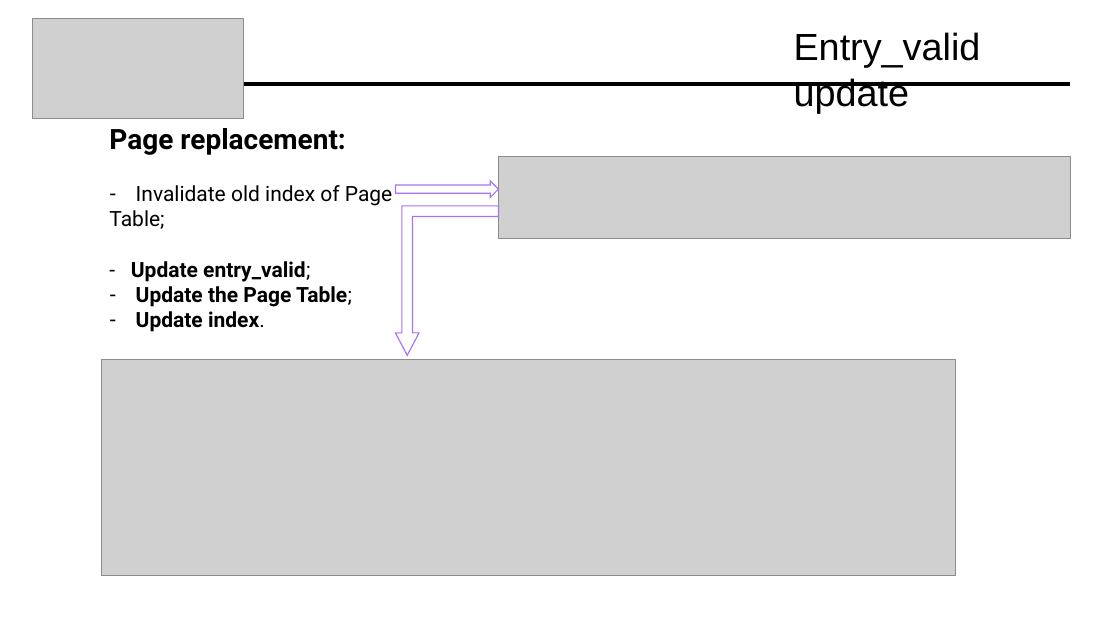
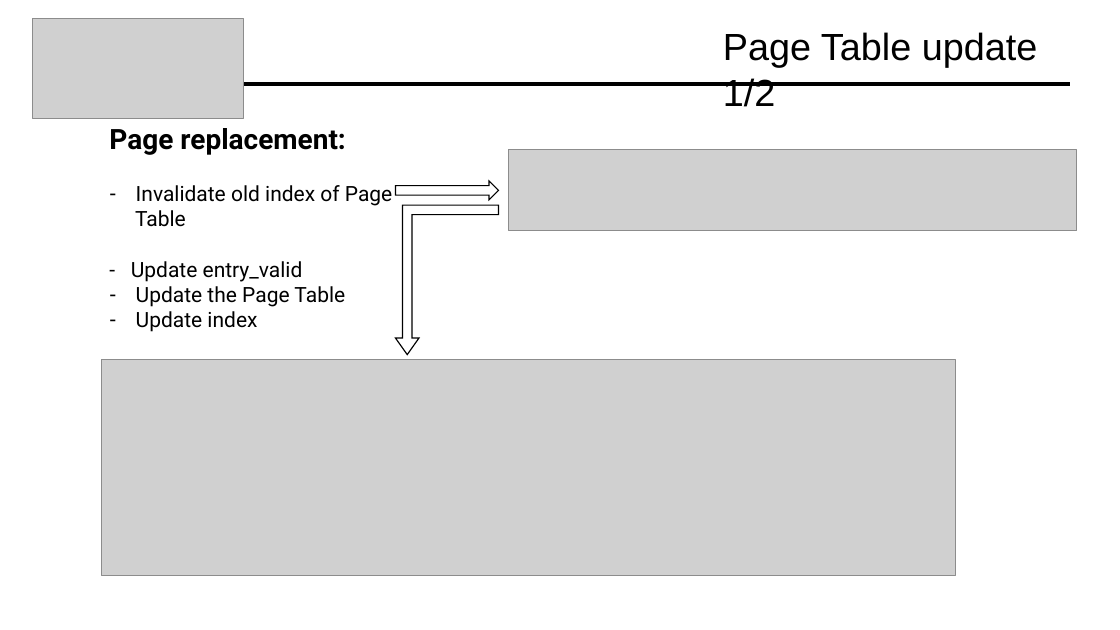
Before and after one commit to Davide619/OS161, a slide deck: slide 30 of Presentazione Progetto OS161.pptx (slide 36 before the commit). Drawn at 1120x630 pixels with LibreOffice and Linux fonts; fonts in the diff are those of the drawing; grey boxes stand for pictures. Boxes give left, top, right and bottom in pixels: in the first picture for what was removed or moved away, otherwise in the second. Text is boxed around its words. In the diff, an @@ line names an element or a change of style, - is before the commit and + after.

Commit message:
NEW

```diff
--- a/Presentazione Progetto OS161.pptx
+++ b/Presentazione Progetto OS161.pptx
@@ title at (x1=723, y1=32, x2=1038, y2=107): text changed @@
-Entry_valid update
+Page Table update 1/2
@@ picture resized from (x1=498, y1=156, x2=1070, y2=239) to (x1=508, y1=150, x2=1076, y2=231) @@
@@ bent up arrow at (x1=396, y1=205, x2=499, y2=355): outline #A673F4 1 pt to #000000 1 pt; proportions changed @@
@@ right arrow at (x1=396, y1=181, x2=499, y2=200): outline #A673F4 1 pt to #000000 1 pt @@
@@ text at (x1=131, y1=210, x2=345, y2=332): text changed; bold off @@
-Table;
-- Update entry_valid;
-– Update the Page Table;
-– Update index.
+Table
+- Update entry_valid
+– Update the Page Table
+– Update index
```
Also in this commit, not shown: 27 other slides changed, 2 slides added, 3 slides removed.
